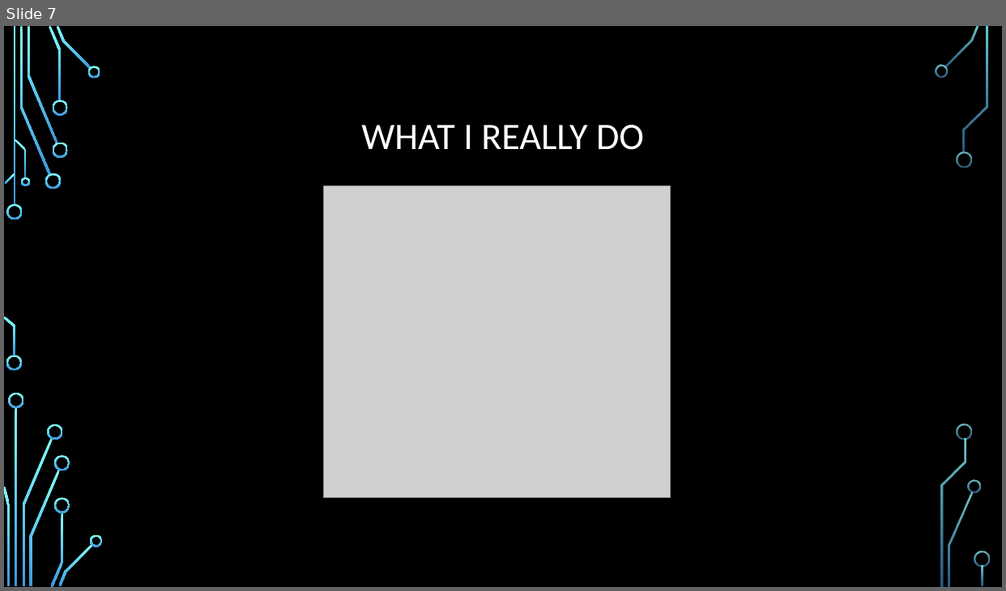
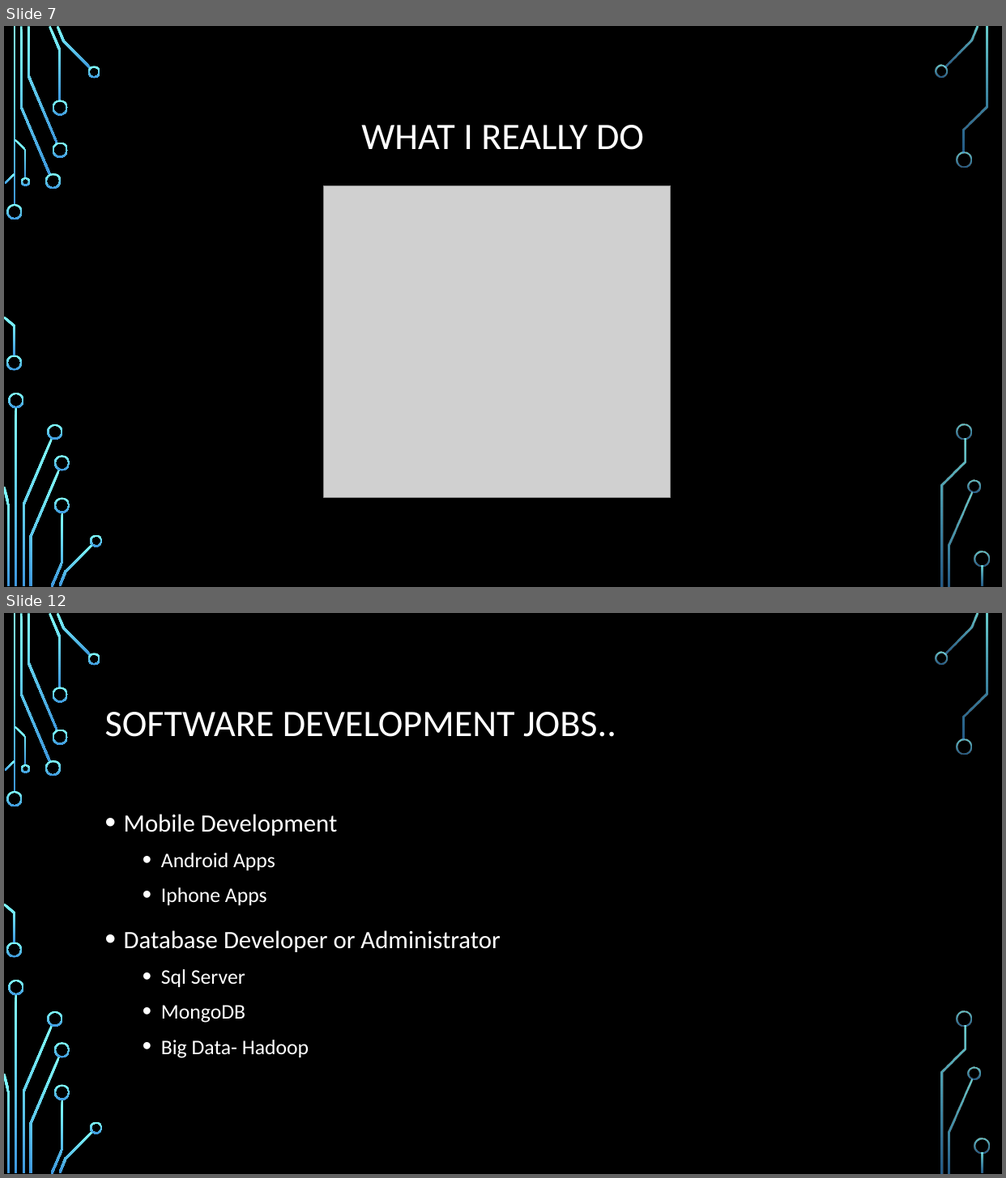
Before and after one commit to daviddcbud/TrainingApp, a slide deck: PowerPointSlids.pptx. Shown one above the other, each under a label of ours: slide 7 before the commit, slides 7 and 12 after it; the slides between them are not shown. The pictures are 1006x591 and 1006x1178 pixels, drawn with LibreOffice and Linux fonts; fonts in the diff are those of the drawing; grey boxes stand for pictures; background and template pictures are left out. Boxes give left, top, right and bottom in pixels: in the first picture for what was removed or moved away, otherwise in the second. Text is boxed around its words. In the diff, an @@ line names an element or a change of style, - is before the commit and + after.

```diff
--- a/PowerPointSlids.pptx
+++ b/PowerPointSlids.pptx
@@ slide 12 added at (4, 613, 1002, 1174), background picture (left out); not listed: 36 template elements that a slide beside it also shows @@
@@ title added at (105, 712, 616, 737), 36 pt, text #FFFFFF @@
+SOFTWARE DEVELOPMENT JOBS..
@@ text added at (124, 814, 500, 1059), 20 pt, text #FFFFFF @@
+• Mobile Development
+  • Android Apps
+  • Iphone Apps
+• Database Developer or Administrator
+  • Sql Server
+  • MongoDB
+  • Big Data- Hadoop
```
Also in this commit, not shown: 1 slide changed, 6 other slides added, 1 other file.
